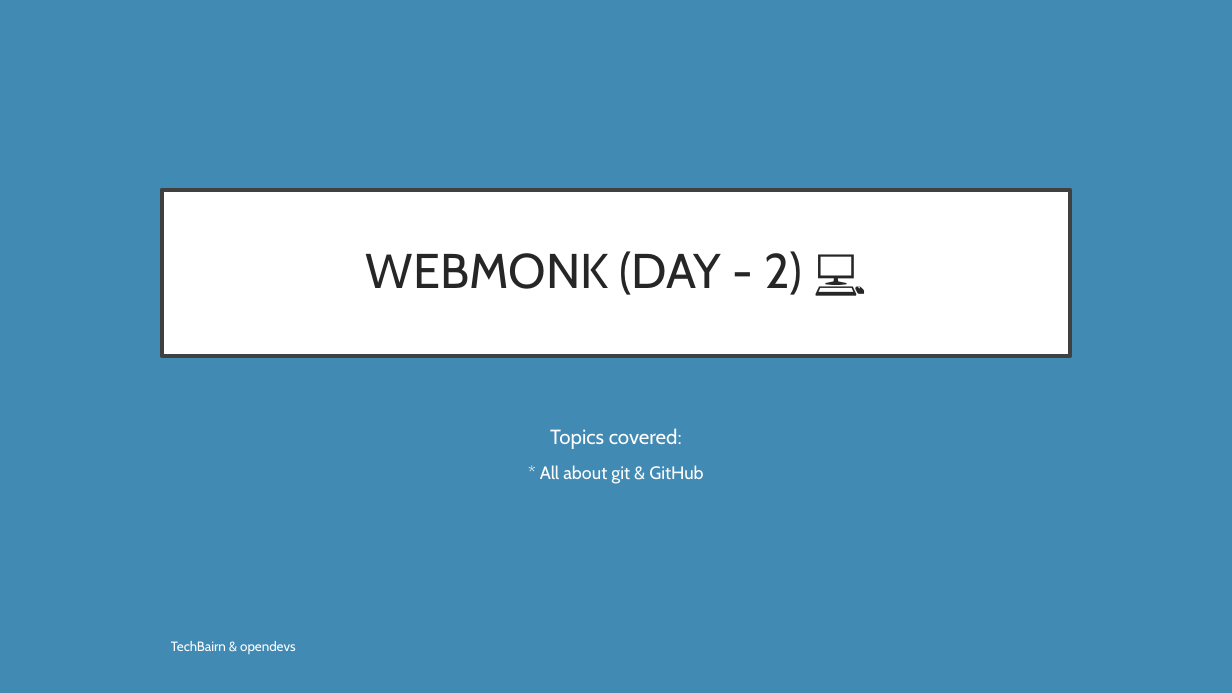
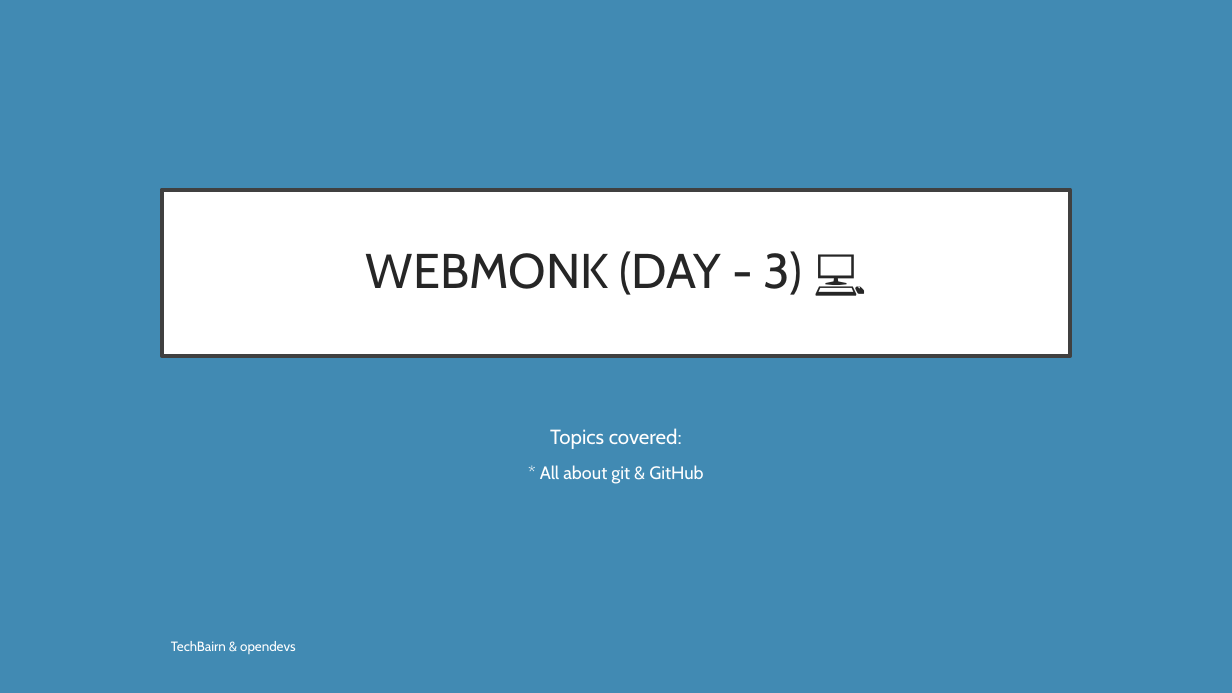
Before and after one commit to opendevs-org/webmonk-2, a slide deck: slide 1 of Course Day 3/Webmonk Course (day 3).pptx. Drawn at 1232x693 pixels with LibreOffice and Linux fonts; fonts in the diff are those of the drawing. Boxes give left, top, right and bottom in pixels: in the first picture for what was removed or moved away, otherwise in the second. Text is boxed around its words. In the diff, an @@ line names an element or a change of style, - is before the commit and + after.

Commit message:
Day 4 PPT added & readme added

```diff
--- a/Course Day 3/Webmonk Course (day 3).pptx
+++ b/Course Day 3/Webmonk Course (day 3).pptx
@@ title at [366,251,803,295]: text changed @@
-WEBMONK (DAY - 2) 💻
+WEBMONK (DAY - 3) 💻
```
Also in this commit, not shown: 2 other files.
